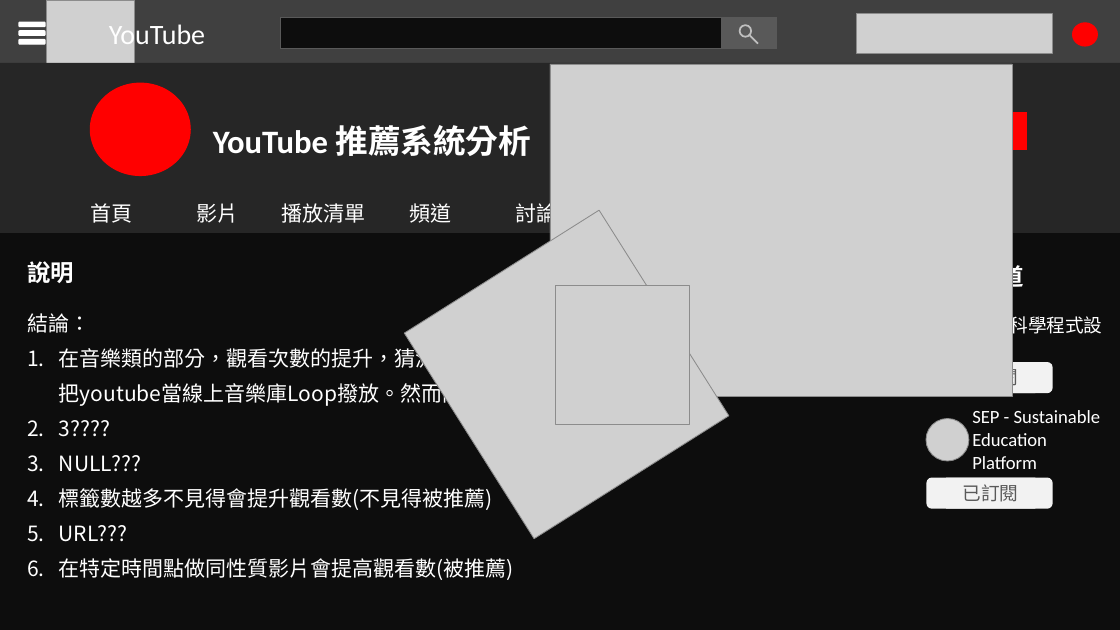
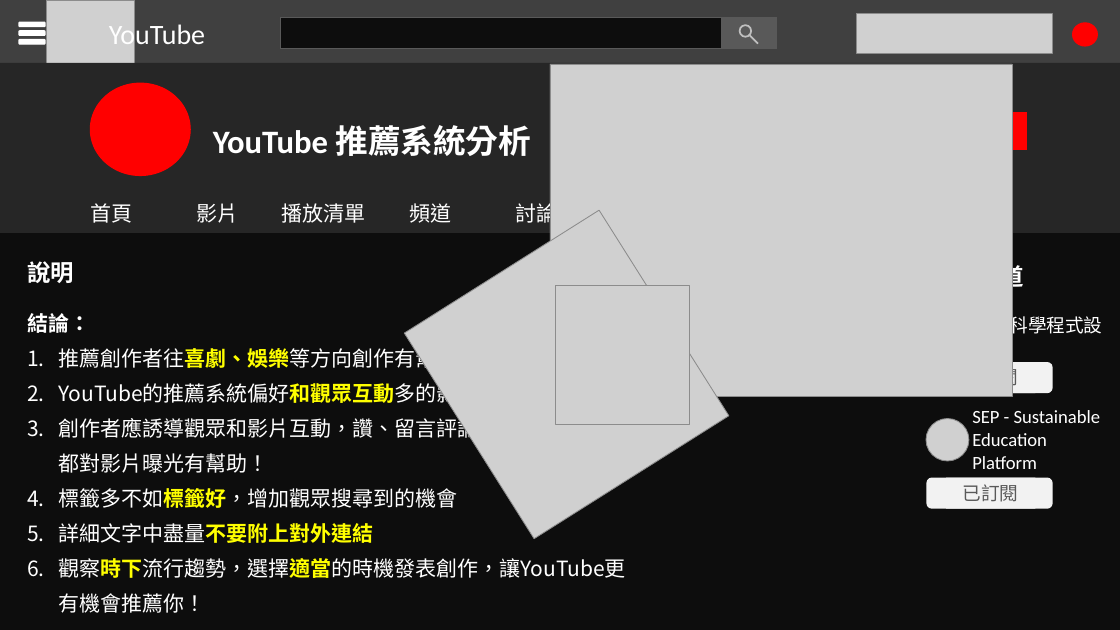
Before and after one commit to jasonSU85323/UTaipei_DataScience, a slide deck: slide 10 of Youtube analysis/ppt/black.pptx. Drawn at 1120x630 pixels with LibreOffice and Linux fonts; fonts in the diff are those of the drawing; grey boxes stand for pictures. Boxes give left, top, right and bottom in pixels: in the first picture for what was removed or moved away, otherwise in the second. Text is boxed around its words. In the diff, an @@ line names an element or a change of style, - is before the commit and + after.

```diff
--- a/Youtube analysis/ppt/black.pptx
+++ b/Youtube analysis/ppt/black.pptx
@@ text at (x1=27, y1=313, x2=90, y2=333): bold on in "結論：" @@
@@ text at (x1=59, y1=345, x2=626, y2=578): text changed @@
-1. 在音樂類的部分，觀看次數的提升，猜測與觀眾使用習慣有關，把youtube當線上音樂庫Loop撥放。然而關注度只是普普。
-2. 3????
-3. NULL???
-4. 標籤數越多不見得會提升觀看數(不見得被推薦)
-5. URL???
-6. 在特定時間點做同性質影片會提高觀看數(被推薦)
+1. 推薦創作者往喜劇、娛樂等方向創作有幫助曝光。
+2. YouTube的推薦系統偏好和觀眾互動多的影片。
+3. 創作者應誘導觀眾和影片互動，讚、留言評論，不論正反面，都對影片曝光有幫助！
+4. 標籤多不如標籤好，增加觀眾搜尋到的機會
+5. 詳細文字中盡量不要附上對外連結
+6. 觀察時下流行趨勢，選擇適當的時機發表創作，讓YouTube更有機會推薦你！
```
Also in this commit, not shown: 6 other slides changed, 1 slide added, 1 slide removed, 10 other files.
